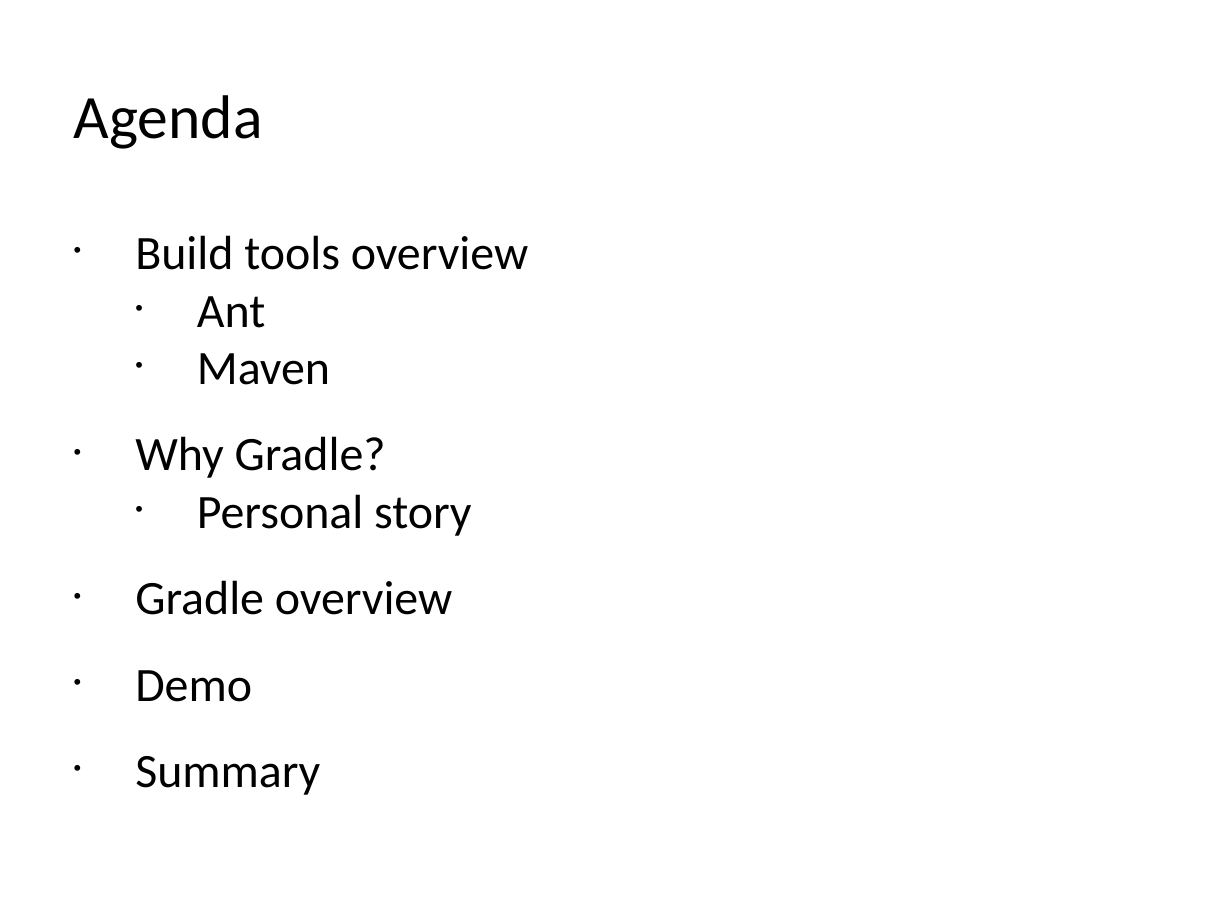
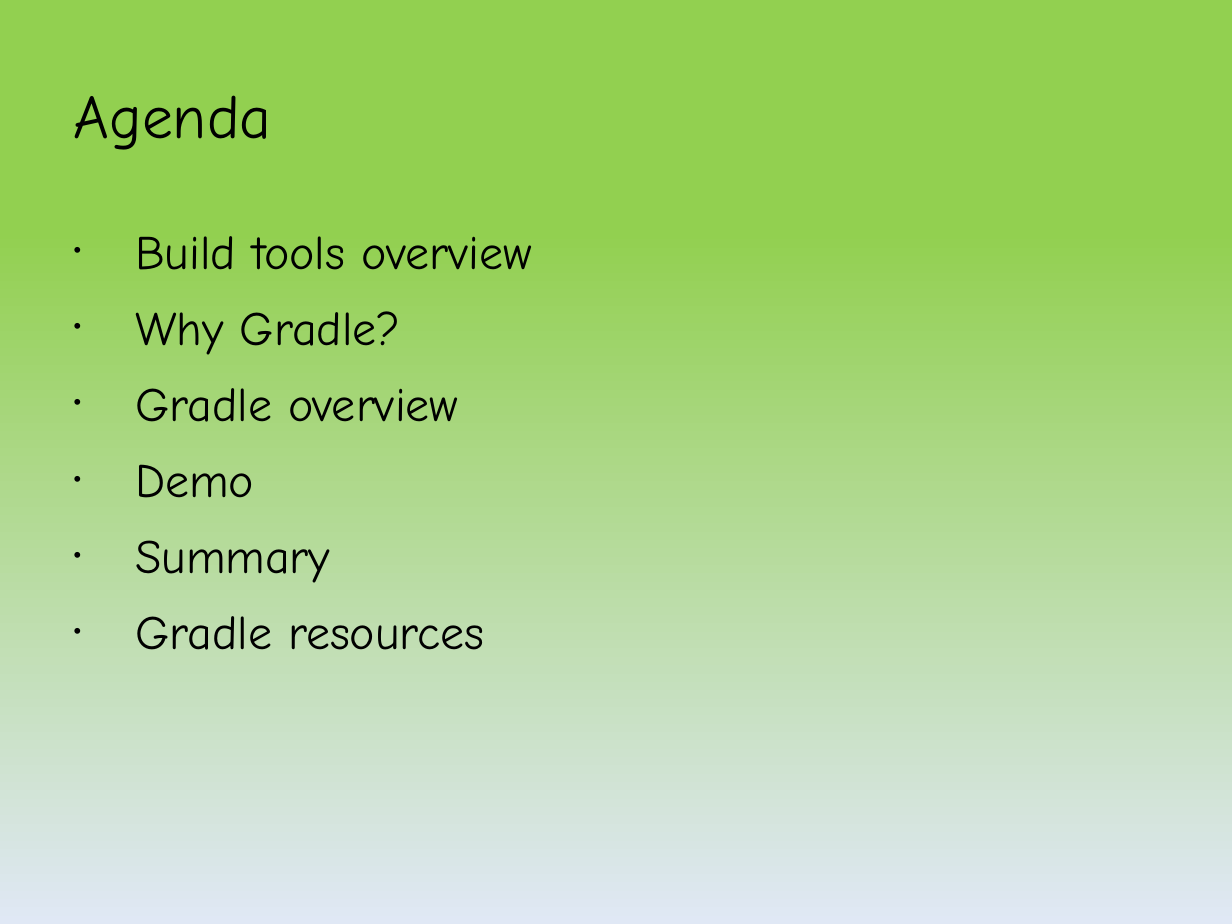
Before and after one commit to kob-aha/gradle-presentation, a slide deck: slide 3 of presentation/Introduction_to_Gradle_yair.pptx. Drawn at 1232x924 pixels with LibreOffice and Linux fonts; fonts in the diff are those of the drawing. Boxes give left, top, right and bottom in pixels: in the first picture for what was removed or moved away, otherwise in the second. Text is boxed around its words. In the diff, an @@ line names an element or a change of style, - is before the commit and + after.

```diff
--- a/presentation/Introduction_to_Gradle_yair.pptx
+++ b/presentation/Introduction_to_Gradle_yair.pptx
@@ background #FFFFFF to gradient #92D050 to #E1E8F5 @@
@@ text "Agenda" at <box>74,95,272,150</box>: font Calibri to Comic Neue @@
@@ text at <box>135,236,531,583</box>: font Calibri to Comic Neue in "Build tools overview", "Why Gradle?", "Gradle overview", "Demo" and 1 more places @@
@@ text at <box>197,296,330,385</box>: paragraphs removed @@
-  • Ant
-  • Maven
@@ text at <box>197,494,471,536</box>: paragraph removed @@
-  • Personal story
@@ text at <box>135,616,484,650</box>: paragraph added @@
+• Gradle resources
```
Also in this commit, not shown: 23 other slides changed, 7 slides added, 1 other file.
